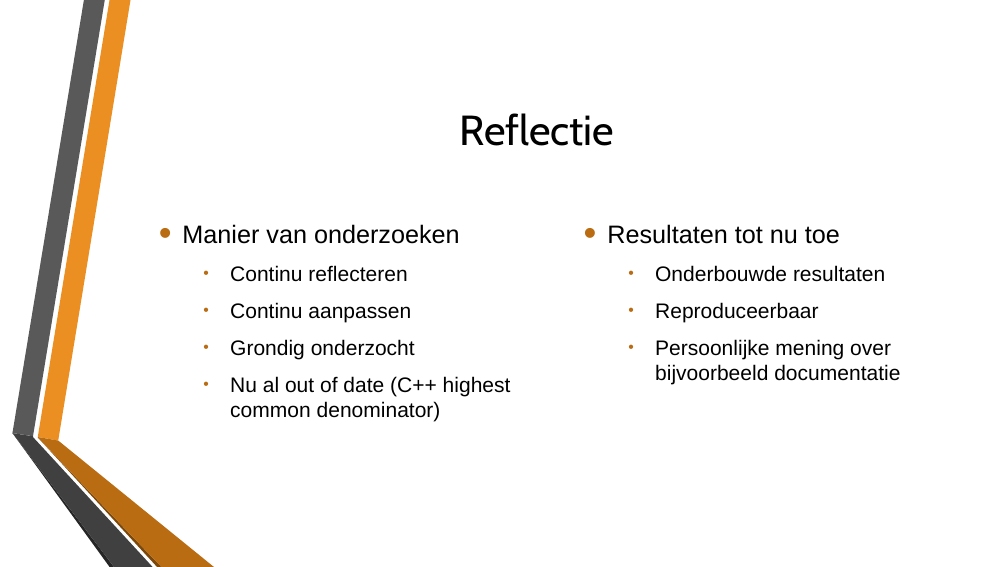
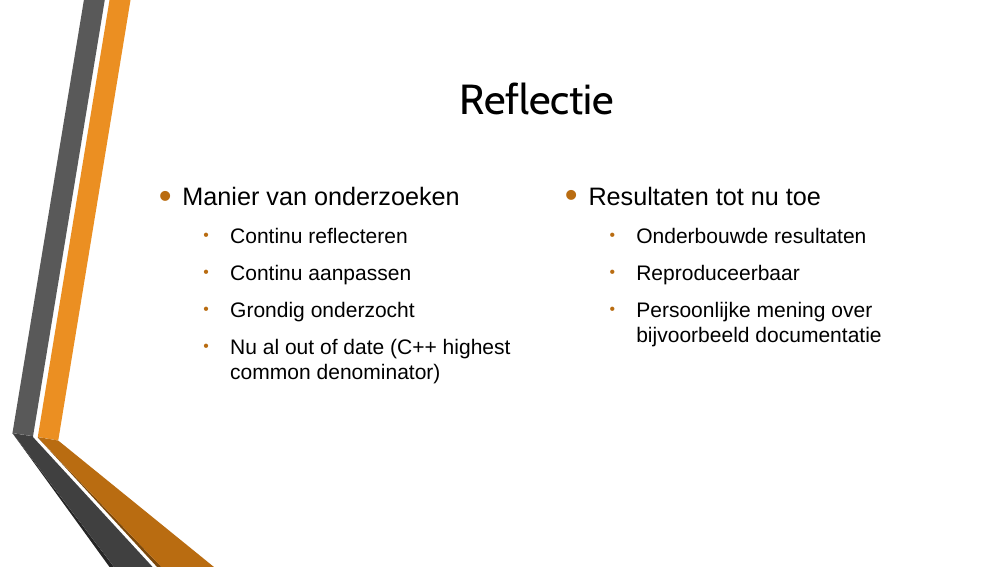
Before and after one commit to LarsSchool/school_repo, a slide deck: slide 17 of Stage Inspiro/Stagedocumenten/Eindpresentatie.pptx (slide 16 before the commit). Drawn at 1008x567 pixels with LibreOffice and Linux fonts; fonts in the diff are those of the drawing; background and template pictures are left out. Boxes give left, top, right and bottom in pixels: in the first picture for what was removed or moved away, otherwise in the second. Text is boxed around its words. In the diff, an @@ line names an element or a change of style, - is before the commit and + after.

```diff
--- a/Stage Inspiro/Stagedocumenten/Eindpresentatie.pptx
+++ b/Stage Inspiro/Stagedocumenten/Eindpresentatie.pptx
@@ title "Reflectie": place and size @@
-title "Reflectie" at <box>460,113,615,146</box>
+title "Reflectie" at <box>460,82,615,115</box>
@@ text "Manier van onderzoeken": place and size @@
-text "Manier van onderzoeken" at <box>182,224,511,422</box>
+text "Manier van onderzoeken" at <box>182,186,511,384</box>
@@ text "Resultaten tot nu toe": place and size @@
-text "Resultaten tot nu toe" at <box>607,224,900,385</box>
+text "Resultaten tot nu toe" at <box>589,186,881,347</box>
```
Also in this commit, not shown: 11 other slides changed, 4 slides added, 3 slides removed, 4 other files.
